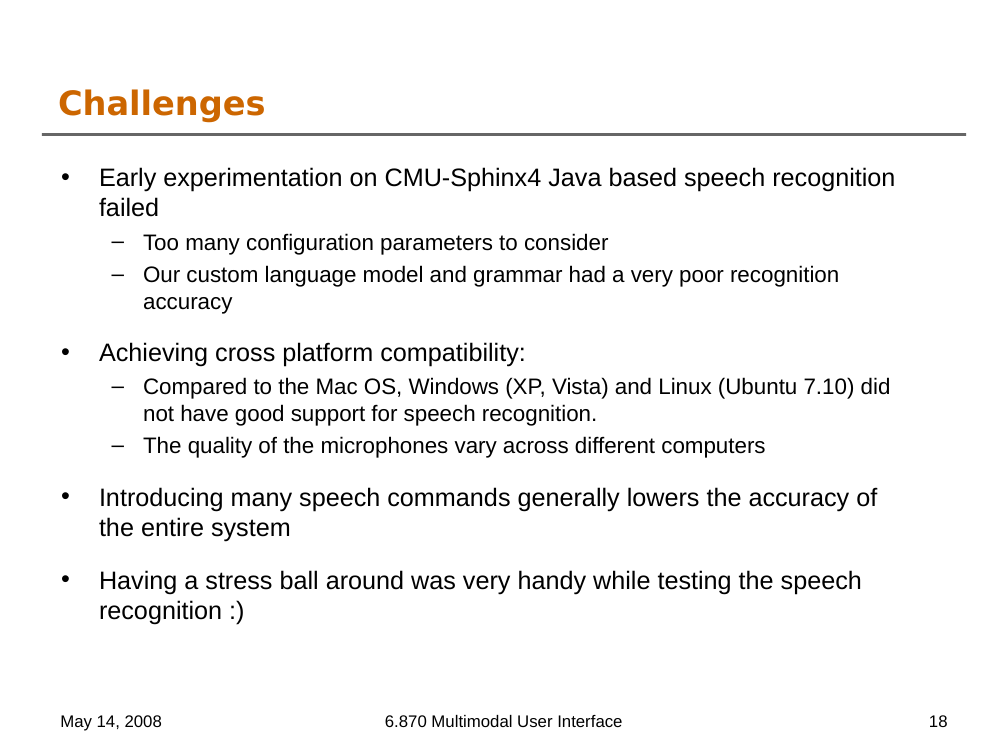
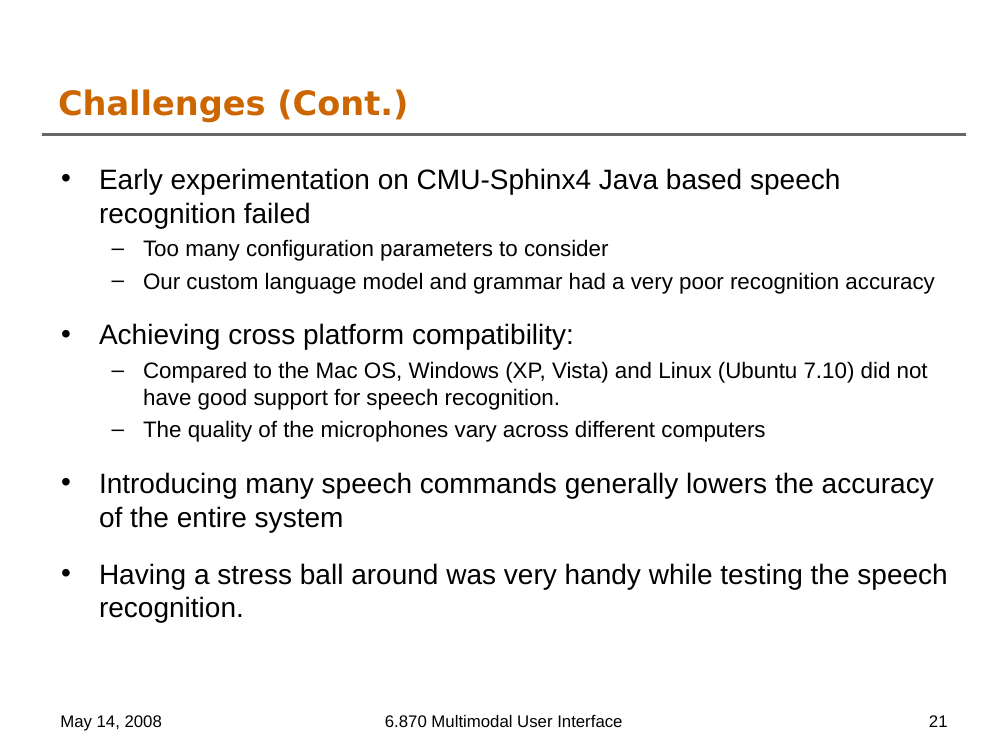
Before and after one commit to oshanis/webnnel, a slide deck: slide 21 of docs/6.870 Final Project Presentation.ppt (slide 18 before the commit). Drawn at 1008x756 pixels with LibreOffice and Linux fonts; fonts in the diff are those of the drawing; background and template pictures are left out. Boxes give left, top, right and bottom in pixels: in the first picture for what was removed or moved away, otherwise in the second. Text is boxed around its words. In the diff, an @@ line names an element or a change of style, - is before the commit and + after.

```diff
--- a/docs/6.870 Final Project Presentation.ppt
+++ b/docs/6.870 Final Project Presentation.ppt
@@ title at (58, 89, 408, 122): text changed @@
-Challenges
+Challenges (Cont.)
@@ text at (99, 168, 934, 532): size 18 to 20 pt in "Early experimentation on CMU-Sphinx4 Java based speech ...", "Achieving cross platform compatibility:", "Introducing many speech commands generally lowers the ..." @@
@@ text at (99, 563, 947, 622): text changed; size 18 to 20 pt @@
-• Having a stress ball around was very handy while testing the speech recognition :)
+• Having a stress ball around was very handy while testing the speech recognition.
@@ page number at (929, 715, 948, 727): text changed @@
-18
+21
```
Also in this commit, not shown: 10 other slides changed, 4 slides added.
